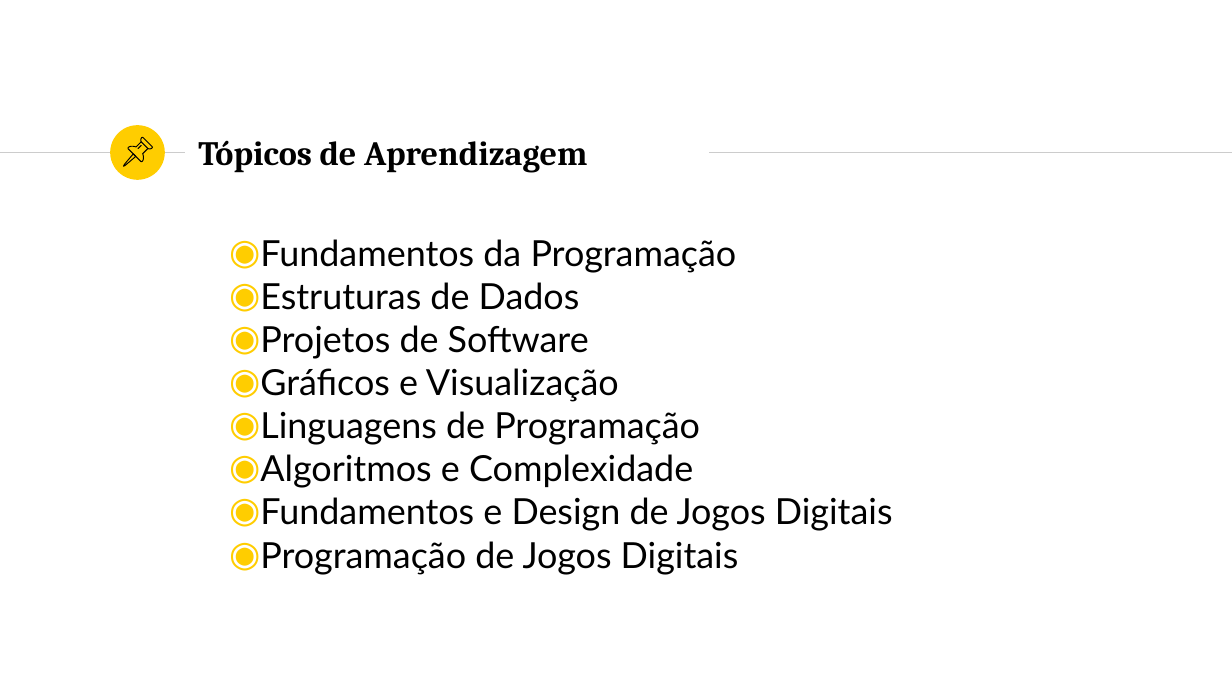
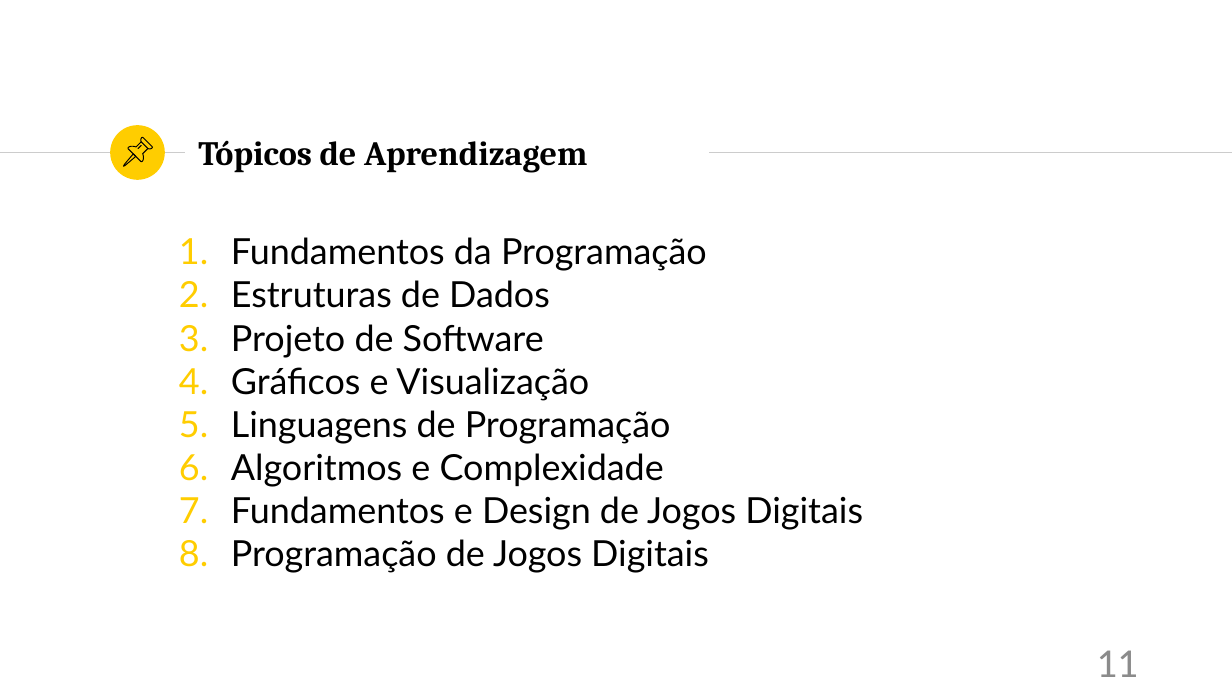
Before and after one commit to LuisEduardoReis/DISS_games, a slide deck: slide 11 of apresentacao/apresentacao.pptx. Drawn at 1232x693 pixels with LibreOffice and Linux fonts; fonts in the diff are those of the drawing. Boxes give left, top, right and bottom in pixels: in the first picture for what was removed or moved away, otherwise in the second. Text is boxed around its words. In the diff, an @@ line names an element or a change of style, - is before the commit and + after.

```diff
--- a/apresentacao/apresentacao.pptx
+++ b/apresentacao/apresentacao.pptx
@@ text "Fundamentos da Programação": place and size @@
-text "Fundamentos da Programação" at box(260, 239, 893, 575)
+text "Fundamentos da Programação" at box(231, 237, 863, 573)
@@ text at box(231, 237, 863, 573): bullet ◉ to 1. @@
@@ text at box(231, 324, 544, 358): text changed @@
-◉ Projetos de Software
+3. Projeto de Software
@@ page number added at box(1096, 650, 1138, 677), 32 pt, text #8C8C8C @@
+11
```
Also in this commit, not shown: 30 other slides changed, 3 slides added, 1 other file.
